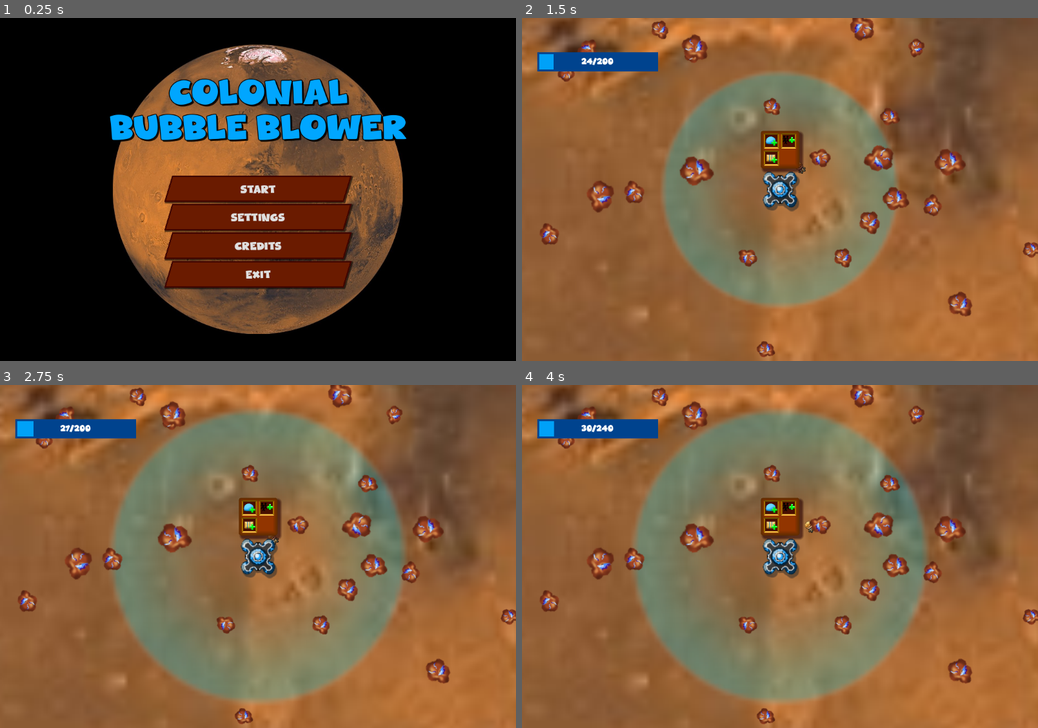
Above: before the commit, frames 1-4 (two rows, left to right).
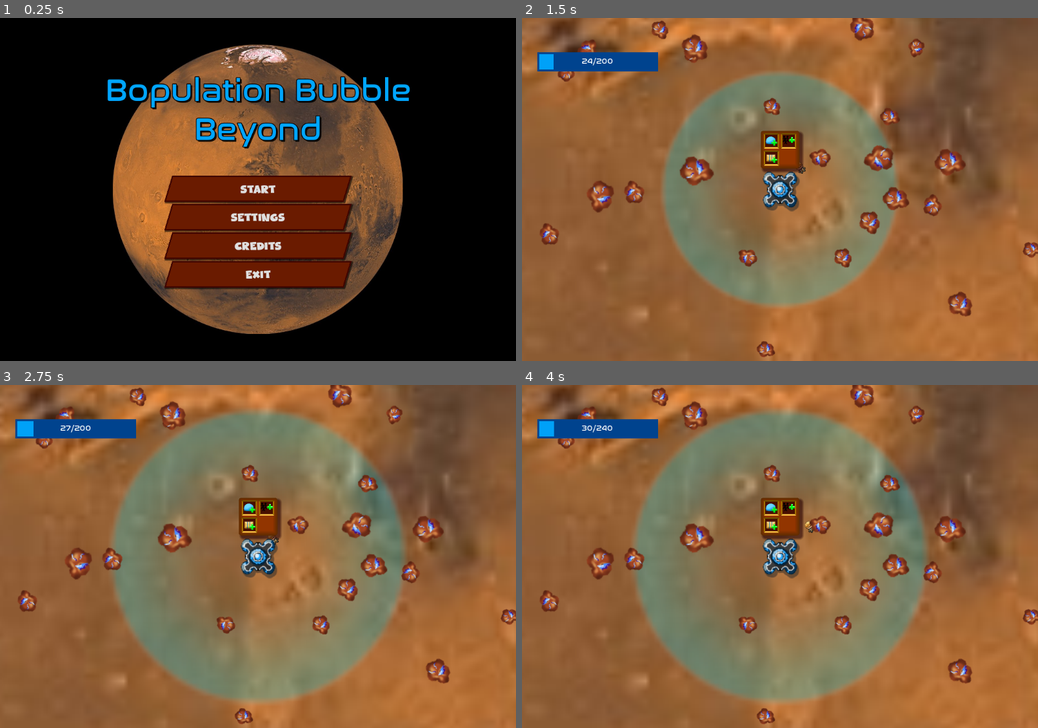
Above: after the commit, the same moments.

Repository: Fach01/Bopulation-Bubble-Beyond
Game: Godot game, scene res://Scenes/Main Menu.tscn
The game is run twice, just before and just after one commit, with the same random seed, the same clock (stepped at 60 frames per second) and the same inputs.
Inputs (mouse positions are in pixels of both pictures, inside the frame that each line leads up to):
- Up to frame 1 (0.25 s): no input
- Up to frame 2 (1.5 s): click "Start" at 0.5 s; click (769, 141) at 1.25 s
- Up to frame 3 (2.75 s): click (268, 508) at 2 s
- Up to frame 4 (4 s): click (769, 525) at 2.75 s; click (769, 508) at 3.5 s

The runs differ from the first frame. In frame 1, 6.5% of the frame differs, in the area x 20-80%, y 16-39%; in frame 2, less than 0.1%; in frame 3, less than 0.1%; in frame 4, less than 0.1%.

Commit message:
Added Font

Diff:
--- a/Objects/win_screen.tscn
+++ b/Objects/win_screen.tscn
@@ -75,7 +75,7 @@
 grow_horizontal = 2
 grow_vertical = 2
 bbcode_enabled = true
-text = "[center][font_size=45]Congratulations![font_size=20]
+text = "[center][font = Nasalization Rg][font_size=45]Congratulations![font_size=20]
 You've successfully colonised mars!"
 
 [node name="HBoxContainer" type="HBoxContainer" parent="Control/Panel"]
--- a/Scenes/CreditScene.tscn
+++ b/Scenes/CreditScene.tscn
@@ -1,8 +1,10 @@
-[gd_scene load_steps=3 format=3 uid="uid://1kp1443gp4k2"]
+[gd_scene load_steps=4 format=3 uid="uid://1kp1443gp4k2"]
 
 [ext_resource type="Script" path="res://Scripts/start_button.gd" id="1_asa8o"]
+[ext_resource type="FontFile" uid="uid://bqdk7b7bdgobs" path="res://Assets/Nasalization Rg.otf" id="2_kj6yb"]
 
 [sub_resource type="LabelSettings" id="LabelSettings_q0mvl"]
+font = ExtResource("2_kj6yb")
 font_size = 76
 
 [node name="CreditScene" type="Control"]
@@ -37,7 +39,7 @@
 size_flags_vertical = 3
 size_flags_stretch_ratio = 0.0
 bbcode_enabled = true
-text = "[center] [font_size=30] Programmers [/font_size]
+text = "[center] [font = Nasalization Rg][font_size=30] Programmers [/font_size]
 Kieran Pavy
 Aidan something
 
--- a/Scenes/Game Scene.tscn
+++ b/Scenes/Game Scene.tscn
@@ -8,14 +8,15 @@
 [ext_resource type="Texture2D" uid="uid://kkg85xhbgnjc" path="res://Assets/Textures/Generator.png" id="4_mbi4j"]
 [ext_resource type="PackedScene" uid="uid://xftryq1tmjcv" path="res://Objects/unit.tscn" id="5_j3rfs"]
 [ext_resource type="Texture2D" uid="uid://diynp1cg5pq64" path="res://Assets/Textures/Mars.jpg" id="5_ppkt8"]
-[ext_resource type="ButtonGroup" uid="uid://f4soss1gceil" path="res://Objects/Store Button Group.tres" id="6_5twy6"]
-[ext_resource type="PackedScene" uid="uid://clb06qln38owr" path="res://Objects/win_screen.tscn" id="6_kd8gn"]
+[ext_resource type="ButtonGroup" path="res://Objects/Store Button Group.tres" id="6_5twy6"]
+[ext_resource type="PackedScene" path="res://Objects/win_screen.tscn" id="6_kd8gn"]
 [ext_resource type="Texture2D" uid="uid://blwf4uhk02nr" path="res://Assets/Textures/dead worker sprite.png" id="6_xugy1"]
 [ext_resource type="Texture2D" uid="uid://dgiyepu4djsgl" path="res://Assets/Textures/GetWorkers.png" id="7_8vim0"]
 [ext_resource type="Texture2D" uid="uid://btm0rd0oefbcr" path="res://Assets/Textures/worker sprite.png" id="7_lp43u"]
 [ext_resource type="Texture2D" uid="uid://byhgdk76j2oq3" path="res://Assets/Textures/Mars_Green.jpg" id="8_1afv7"]
 [ext_resource type="Texture2D" uid="uid://0nrsfc17c5i2" path="res://Assets/Textures/Storage upgrade.png" id="8_w2021"]
-[ext_resource type="PackedScene" uid="uid://db77epk0eacdi" path="res://Objects/lose_screen.tscn" id="10_va2wc"]
+[ext_resource type="PackedScene" path="res://Objects/lose_screen.tscn" id="10_va2wc"]
+[ext_resource type="FontFile" uid="uid://bqdk7b7bdgobs" path="res://Assets/Nasalization Rg.otf" id="12_u224g"]
 
 [sub_resource type="Gradient" id="Gradient_s4prp"]
 interpolation_mode = 2
@@ -47,6 +48,7 @@
 border_color = Color(0.8, 0.8, 0.8, 0)
 
 [sub_resource type="LabelSettings" id="LabelSettings_wbyhi"]
+font = ExtResource("12_u224g")
 
 [node name="Node2D" type="Node2D"]
 
--- a/Scenes/Main Menu.tscn
+++ b/Scenes/Main Menu.tscn
@@ -1,12 +1,14 @@
-[gd_scene load_steps=7 format=3 uid="uid://88rdhe1tuonb"]
+[gd_scene load_steps=8 format=3 uid="uid://dttb1ur2naplb"]
 
 [ext_resource type="Script" path="res://Scripts/start_button.gd" id="1_ronnr"]
 [ext_resource type="Texture2D" uid="uid://diynp1cg5pq64" path="res://Assets/Textures/Mars.jpg" id="1_t6yoc"]
 [ext_resource type="Script" path="res://Scripts/background_changer.gd" id="2_le3wj"]
 [ext_resource type="Texture2D" uid="uid://byhgdk76j2oq3" path="res://Assets/Textures/Mars_Green.jpg" id="3_hh5dp"]
 [ext_resource type="Script" path="res://Scripts/quit_button.gd" id="5_p2thg"]
+[ext_resource type="FontFile" uid="uid://bqdk7b7bdgobs" path="res://Assets/Nasalization Rg.otf" id="6_1kgv7"]
 
 [sub_resource type="LabelSettings" id="LabelSettings_idr70"]
+font = ExtResource("6_1kgv7")
 font_size = 66
 font_color = Color(0, 0.65, 1, 1)
 outline_size = 6
@@ -104,7 +106,8 @@
 offset_bottom = -377.492
 grow_horizontal = 2
 grow_vertical = 2
-text = "Colonial Bubble Blower"
+text = "Bopulation Bubble Beyond
+"
 label_settings = SubResource("LabelSettings_idr70")
 horizontal_alignment = 1
 vertical_alignment = 1
--- a/Scenes/SettingScene.tscn
+++ b/Scenes/SettingScene.tscn
@@ -1,9 +1,11 @@
-[gd_scene load_steps=4 format=3 uid="uid://b5w2ykyqbawvh"]
+[gd_scene load_steps=5 format=3 uid="uid://b5w2ykyqbawvh"]
 
 [ext_resource type="Script" path="res://Scripts/setting_scene.gd" id="1_4gxs3"]
 [ext_resource type="Script" path="res://Scripts/start_button.gd" id="2_84chl"]
+[ext_resource type="FontFile" uid="uid://bqdk7b7bdgobs" path="res://Assets/Nasalization Rg.otf" id="3_cgty2"]
 
 [sub_resource type="LabelSettings" id="LabelSettings_q0mvl"]
+font = ExtResource("3_cgty2")
 font_size = 76
 
 [node name="SettingScene" type="Control"]
Binary file added: Assets/Nasalization Rg.otf
Not shown, added: Assets/Nasalization Rg.otf.import
Not shown: 1 places in Objects/Button Sound Manager.tscn that only renumber resources
Not shown: 1 places in Objects/win_screen.tscn that only renumber resources
Not shown: 1 places in Primary Theme.tres that only renumber resources
